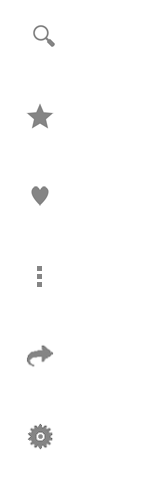
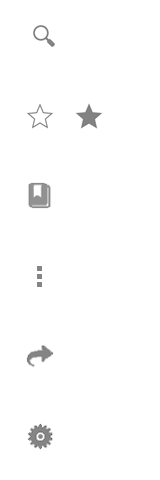
Layer changes from the first (160, 480) image to the second:
moved "Zwischenablage#5" above "Zwischenablage#1", painted on it over [75, 103, 103, 129]
moved "Zwischenablage#1" above "Zwischenablage#2", painted on it over [26, 103, 54, 127]
moved "Zwischenablage#2" above "Zwischenablage#3", painted on it over [28, 182, 51, 209]
